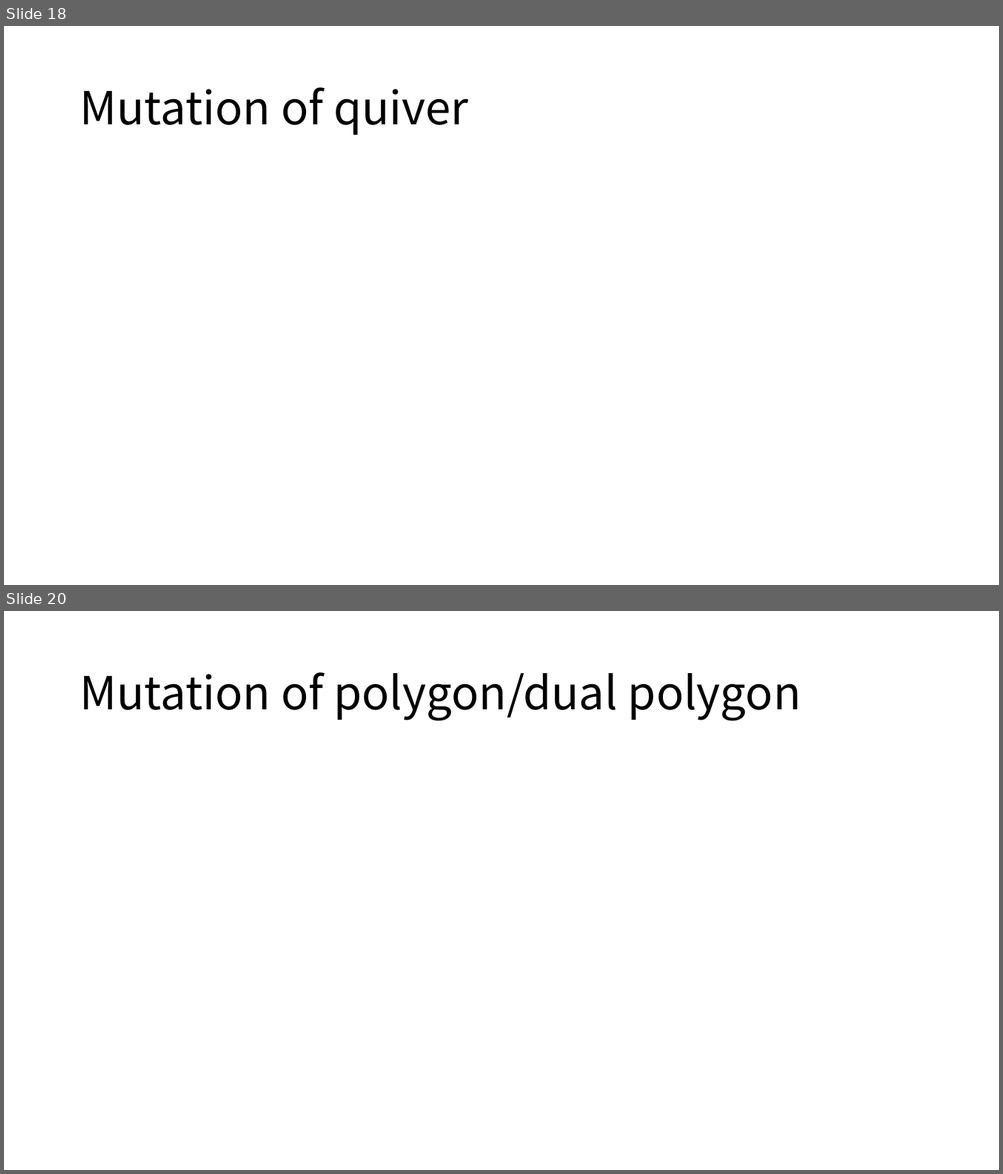
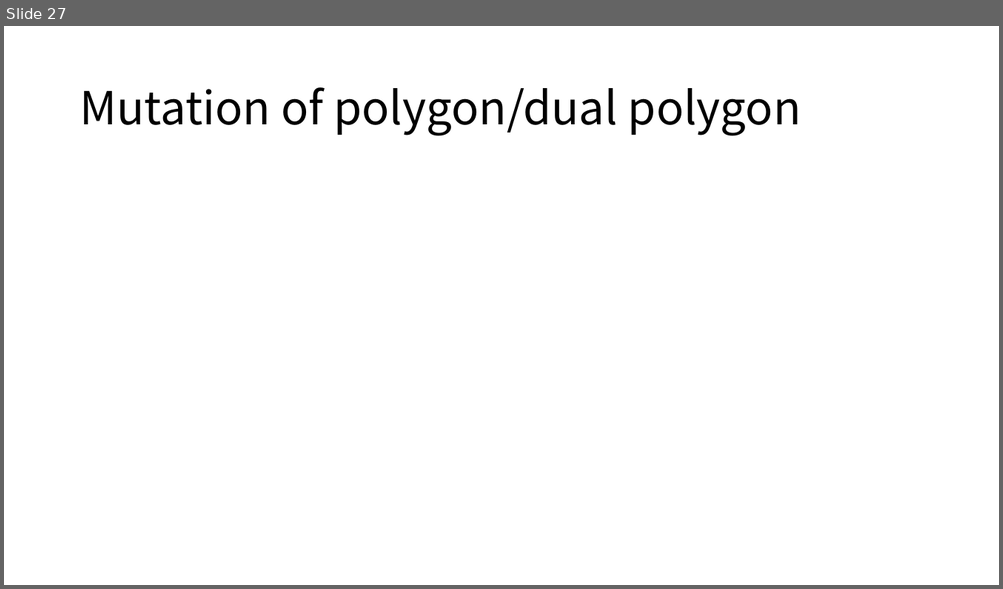
Before and after one commit to ryamada22/atom, a slide deck: Lectures2019/MutationOfTriangularMesh.pptx. Shown one above the other, each under a label of ours: slides 18 and 20 before the commit, slide 27 after it; the slides between them are not shown. The pictures are 1003x1174 and 1003x589 pixels, drawn with LibreOffice and Linux fonts; fonts in the diff are those of the drawing. Boxes give left, top, right and bottom in pixels: in the first picture for what was removed or moved away, otherwise in the second. Text is boxed around its words. In the diff, an @@ line names an element or a change of style, - is before the commit and + after.

Commit message:
quiver

```diff
--- a/Lectures2019/MutationOfTriangularMesh.pptx
+++ b/Lectures2019/MutationOfTriangularMesh.pptx
@@ slide 18 removed at (x1=4, y1=26, x2=999, y2=585), background #FFFFFF @@
@@ title removed at (x1=79, y1=87, x2=468, y2=135) @@
-Mutation of quiver
@@ what was slide 20 is now slide 27 @@
```
Also in this commit, not shown: 9 slides changed, 20 slides added, 8 other slides removed.
